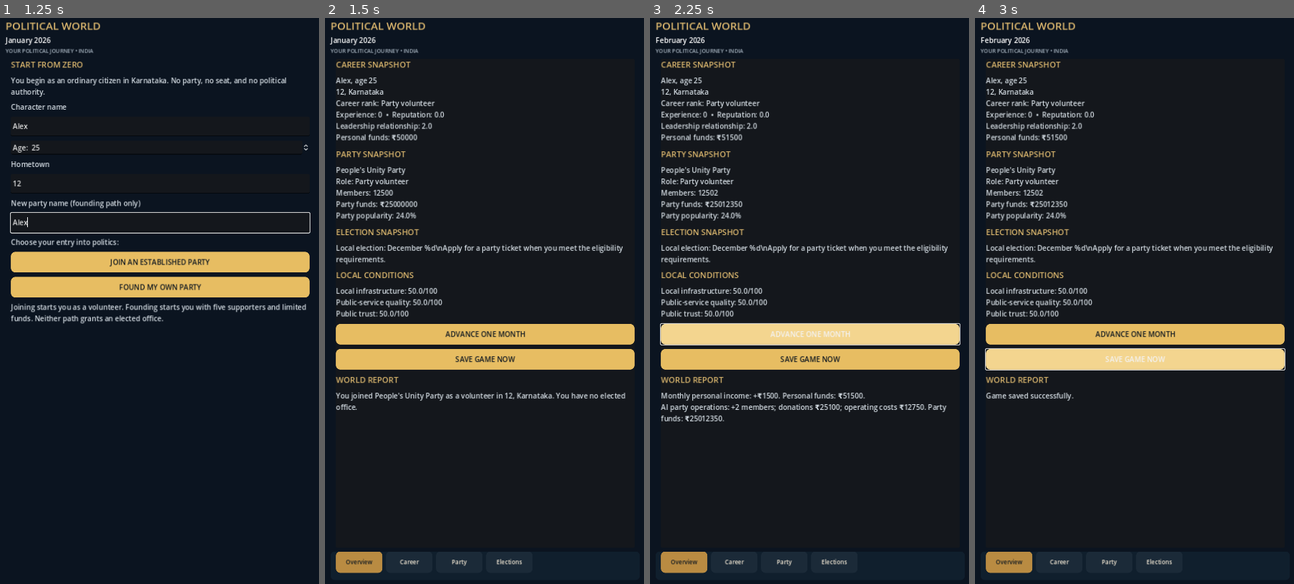
Above: before the commit, frames 1-4 (left to right).
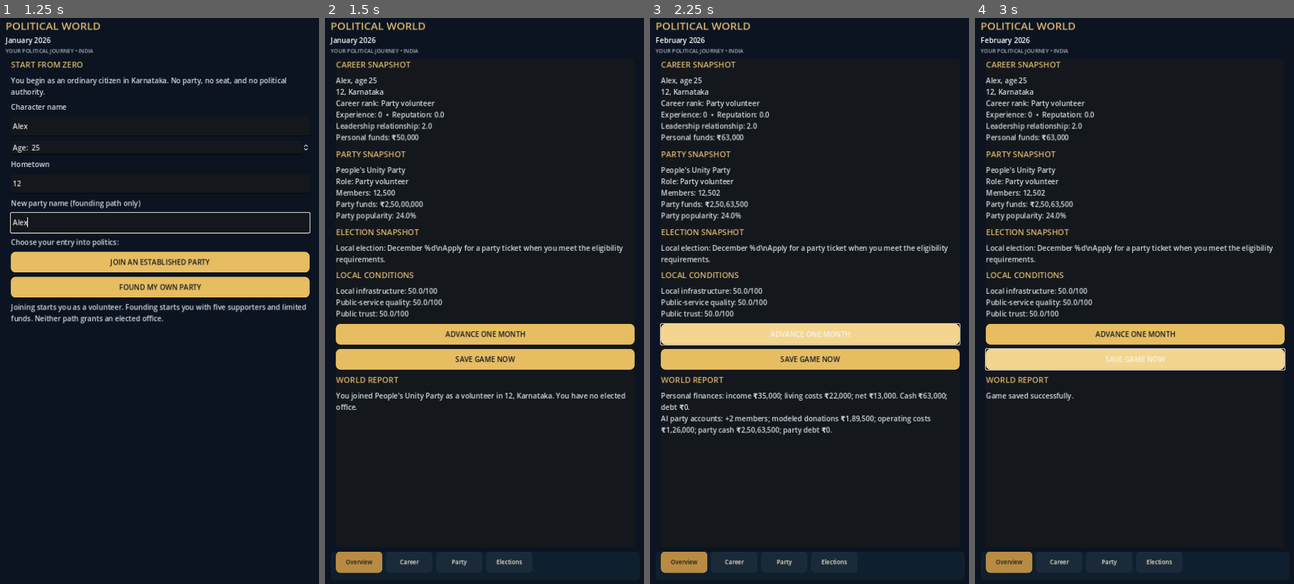
Above: after the commit, the same moments.

Repository: dhanushpoojary9740-boop/political-world
Game: Godot game, scene res://main.tscn
Same seed, same stepped clock (60 frames per second), same inputs: the game is played once before the commit and once after it.
Inputs (mouse positions are in pixels of both pictures, inside the frame that each line leads up to):
- Up to frame 1 (1.25 s): click (159, 125) at 0.52 s; type "Alex" at 0.6 s; click (159, 182) at 0.75 s; type "12" at 0.83 s; click (159, 221) at 0.98 s; type "Alex" at 1.07 s
- Up to frame 2 (1.5 s): click "JOIN AN ESTABLISHED PARTY" at 1.25 s
- Up to frame 3 (2.25 s): click "ADVANCE ONE MONTH" at 2 s
- Up to frame 4 (3 s): click "SAVE GAME NOW" at 2.75 s

Frame 1 is identical in both runs. In frame 2, 0.1% of the frame differs, in the area x 17-31%, y 20-34%; in frame 3, 2.2%, in the area x 3-94%, y 20-74%; in frame 4, 0.2%.

Commit message:
feat: add separate personal party and campaign finance systems

Diff:
--- a/scripts/main.gd
+++ b/scripts/main.gd
@@ -6,6 +6,7 @@
 var date_label: Label
 var career_label: Label
 var party_label: Label
+var finance_label: Label
 var election_label: Label
 var conditions_label: Label
 var office_tab: VBoxContainer
@@ -214,6 +215,11 @@
     _add_body(party_work, "Grow your party through local activity and recruitment. The party's routine organization continues through the simulation.")
     _add_button(party_work, "Recruit a party member", func(): _run_activity("recruit"))
 
+    var party_finances := _new_tab(party_tabs, "Finances")
+    _add_section_title(party_finances, "PERSONAL, PARTY & CAMPAIGN ACCOUNTS")
+    finance_label = _add_body(party_finances, "Financial accounts appear after your career begins.")
+    _add_body(party_finances, "Personal cash, party funds, party debt, and election campaign spending are tracked separately. Values are a simplified game economy, not audited real-world party accounts.")
+
     var elections_page := _new_tab(dashboard_box, "Elections")
     var election_tabs := TabContainer.new()
     election_tabs.size_flags_horizontal = Control.SIZE_EXPAND_FILL
@@ -349,6 +355,7 @@
     if world.career_started:
         career_label.text = world.career_summary()
         party_label.text = world.party_summary()
+        finance_label.text = world.finance_summary()
         election_label.text = world.election_summary()
         conditions_label.text = world.local_conditions_summary()
         office_tab.visible = world.has_elected_office
--- a/scripts/world_simulation.gd
+++ b/scripts/world_simulation.gd
@@ -2,6 +2,10 @@
 class_name WorldSimulation
 
 const LOCAL_ELECTION_MONTH := 12
+const LOCAL_CAMPAIGN_MODEL_BUDGET := 500000 # In-game budget assumption, not a statutory limit.
+const CAMPAIGN_ACTION_COST := 5000
+const VOLUNTEER_ACTIVITY_COST := 1000
+const COMMUNITY_ACTIVITY_COST := 2500
 const ACTIVE_WORKER_XP := 6
 const ACTIVE_WORKER_REPUTATION := 1.5
 const LOCAL_LEADER_XP := 16
@@ -28,6 +32,9 @@
 var player_role: String = "Ordinary citizen"
 var career_rank: String = "Ordinary citizen"
 var personal_funds: int = 50000
+var personal_debt: int = 0
+var monthly_living_expenses: int = 22000
+var campaign_expenditure: int = 0
 var experience: int = 0
 var reputation: float = 0.0
 var local_leader_relationship: float = 0.0
@@ -52,7 +59,7 @@
 var local_infrastructure: float = 50.0
 var local_service_quality: float = 50.0
 var public_trust: float = 50.0
-var monthly_income: int = 1500
+var monthly_income: int = 35000
 
 func initialize() -> void:
     parties = {
@@ -60,6 +67,7 @@
             "name": "People's Unity Party",
             "members": 12500,
             "funds": 25000000,
+            "debt": 0,
             "popularity": 24.0,
             "is_player_created": false
         },
@@ -67,6 +75,7 @@
             "name": "Progressive Reform Front",
             "members": 7800,
             "funds": 12000000,
+            "debt": 0,
             "popularity": 16.0,
             "is_player_created": false
         }
@@ -106,6 +115,10 @@
     experience = 0
     reputation = 0.0
     personal_funds = 50000
+    personal_debt = 0
+    monthly_income = 35000
+    monthly_living_expenses = 22000
+    campaign_expenditure = 0
     local_leader_relationship = 2.0
     campaign_effort = 0.0
     ticket_requested = false
@@ -134,6 +147,7 @@
             "name": clean_party_name,
             "members": 5,
             "funds": 25000,
+            "debt": 0,
             "popularity": 1.0,
             "is_player_created": true
         }
@@ -151,18 +165,24 @@
 
     match activity:
         "volunteer":
+            if personal_funds < VOLUNTEER_ACTIVITY_COST:
+                notifications.append("Not enough personal cash for this activity. Review your personal finances before spending.")
+                return notifications.duplicate()
+            personal_funds -= VOLUNTEER_ACTIVITY_COST
             experience += 2
             reputation += 0.4
-            personal_funds = maxi(0, personal_funds - 500)
             campaign_effort += 1.5
             _increase_party_popularity(0.15)
-            notifications.append("You worked on a local campaign. Experience +2; reputation and campaign experience improved.")
+            notifications.append("You volunteered in a local campaign. Personal expense: ₹%s. Experience +2; reputation and campaign experience improved." % _format_number(VOLUNTEER_ACTIVITY_COST))
         "community":
+            if personal_funds < COMMUNITY_ACTIVITY_COST:
+                notifications.append("Not enough personal cash for this community event. Review your personal finances before spending.")
+                return notifications.duplicate()
+            personal_funds -= COMMUNITY_ACTIVITY_COST
             experience += 2
             reputation += 0.7
-            personal_funds = maxi(0, personal_funds - 800)
             _increase_party_popularity(0.25)
-            notifications.append("You organized a community service event in %s. Experience +2; local reputation improved." % home_city)
+            notifications.append("You organized a community service event in %s. Personal expense: ₹%s. Experience +2; local reputation improved." % [home_city, _format_number(COMMUNITY_ACTIVITY_COST)])
         "meeting":
             experience += 1
             reputation += 0.2
@@ -221,13 +241,26 @@
     if local_election_completed:
         notifications.append("The local election has already concluded.")
         return
-    if personal_funds < 300:
-        notifications.append("You do not have enough personal funds for this campaign activity.")
-        return
-    personal_funds -= 300
+    if campaign_expenditure + CAMPAIGN_ACTION_COST > LOCAL_CAMPAIGN_MODEL_BUDGET:
+        notifications.append("The modeled local campaign budget is exhausted. No further campaign spending is allowed in this election.")
+        return
+    if not parties.has(player_party_id):
+        notifications.append("Your party finance account is unavailable.")
+        return
+    var party: Dictionary = parties[player_party_id]
+    var party_funds := int(party.get("funds", 0))
+    if party_funds < CAMPAIGN_ACTION_COST:
+        notifications.append("Your party does not have enough available funds for this campaign action. Personal and party funds are separate.")
+        return
+    party["funds"] = party_funds - CAMPAIGN_ACTION_COST
+    parties[player_party_id] = party
+    campaign_expenditure += CAMPAIGN_ACTION_COST
     campaign_effort += 2.0
     reputation += 0.25
-    notifications.append("You campaigned in your local constituency. Campaign effort and public reputation improved.")
+    notifications.append("Campaign activity completed in %s. Party campaign expense: ₹%s. Candidate campaign spending: ₹%s / ₹%s. Personal funds were not used." % [
+        local_election_area(), _format_number(CAMPAIGN_ACTION_COST),
+        _format_number(campaign_expenditure), _format_number(LOCAL_CAMPAIGN_MODEL_BUDGET)
+    ])
 
 func submit_office_proposal() -> void:
     if not has_elected_office:
@@ -355,20 +388,73 @@
     var members := int(party.get("members", 0))
     var popularity := float(party.get("popularity", 0.0))
     var funds := int(party.get("funds", 0))
-
-    # AI party staff handle routine operations; the player does not manually run every unit.
+    var debt := int(party.get("debt", 0))
+
+    # Illustrative game economy: routine donations and operating costs scale with membership.
+    # This is not a claim about any real party's accounts.
     var monthly_recruits := clampi(roundi(popularity / 15.0), 0, 8)
-    var donations := 100 + members * 2
-    var operating_cost := 250 + members
+    var donations := 2000 + members * 15
+    var operating_cost := 1000 + members * 10
     members += monthly_recruits
-    funds = maxi(0, funds + donations - operating_cost)
+    var net := donations - operating_cost
+    if net >= 0:
+        var debt_payment := mini(debt, net)
+        debt -= debt_payment
+        funds += net - debt_payment
+    else:
+        var shortfall := -net
+        var paid_from_cash := mini(funds, shortfall)
+        funds -= paid_from_cash
+        debt += shortfall - paid_from_cash
     if monthly_recruits > 0:
         popularity = minf(100.0, popularity + float(monthly_recruits) * 0.015)
     party["members"] = members
     party["funds"] = funds
+    party["debt"] = debt
     party["popularity"] = popularity
     parties[player_party_id] = party
-    notifications.append("AI party operations: +%d members; donations ₹%d; operating costs ₹%d. Party funds: ₹%d." % [monthly_recruits, donations, operating_cost, funds])
+    notifications.append("AI party accounts: +%d members; modeled donations ₹%s; operating costs ₹%s; party cash ₹%s; party debt ₹%s." % [
+        monthly_recruits, _format_number(donations), _format_number(operating_cost),
+        _format_number(funds), _format_number(debt)
+    ])
+
+func _process_personal_monthly_finances() -> void:
+    var net_cashflow := monthly_income - monthly_living_expenses
+    if net_cashflow >= 0:
+        var debt_payment := mini(personal_debt, net_cashflow)
+        personal_debt -= debt_payment
+        personal_funds += net_cashflow - debt_payment
+    else:
+        var shortfall := -net_cashflow
+        var paid_from_cash := mini(personal_funds, shortfall)
+        personal_funds -= paid_from_cash
+        personal_debt += shortfall - paid_from_cash
+    notifications.append("Personal finances: income ₹%s; living costs ₹%s; net ₹%s. Cash ₹%s; debt ₹%s." % [
+        _format_number(monthly_income), _format_number(monthly_living_expenses),
+        _format_number(net_cashflow), _format_number(personal_funds), _format_number(personal_debt)
+    ])
+
+func finance_summary() -> String:
+    var party_cash := 0
+    var party_debt := 0
+    var party_members := 0
+    var party_donations := 0
+    var party_operating_cost := 0
+    if player_party_id != "" and parties.has(player_party_id):
+        var party: Dictionary = parties[player_party_id]
+        party_cash = int(party.get("funds", 0))
+        party_debt = int(party.get("debt", 0))
+        party_members = int(party.get("members", 0))
+        party_donations = 2000 + party_members * 15
+        party_operating_cost = 1000 + party_members * 10
+    var monthly_net := monthly_income - monthly_living_expenses
+    return "PERSONAL FINANCES\nCash savings: ₹%s\nMonthly income: ₹%s\nLiving costs: ₹%s\nNet monthly cash flow: ₹%s\nPersonal debt: ₹%s\n\nPARTY FINANCES\nParty cash: ₹%s\nParty debt: ₹%s\nModeled monthly donations: ₹%s\nModeled operating costs: ₹%s\n\nCAMPAIGN ACCOUNTING\nCampaign spending this election: ₹%s / ₹%s\nCampaign actions are paid from party funds; personal and party money stay separate. The campaign budget is a simplified game rule, not a statement of the legal limit for every local election." % [
+        _format_number(personal_funds), _format_number(monthly_income),
+        _format_number(monthly_living_expenses), _format_number(monthly_net),
+        _format_number(personal_debt), _format_number(party_cash), _format_number(party_debt),
+        _format_number(party_donations), _format_number(party_operating_cost),
+        _format_number(campaign_expenditure), _format_number(LOCAL_CAMPAIGN_MODEL_BUDGET)
+    ]
 
 func _apply_project_impact(project_title: String) -> void:
     if project_title.contains("road") or project_title.contains("drainage") or project_title.contains("lighting"):
@@ -429,8 +515,7 @@
     if career_started:
         # Monthly transition order is deliberate: household finances, party operations,
         # then council/department work. Every downstream system reads the updated state.
-        personal_funds += monthly_income
-        notifications.append("Monthly personal income: +₹%d. Personal funds: ₹%d." % [monthly_income, personal_funds])
+        _process_personal_monthly_finances()
         if month == 1:
             character_age += 1
             notifications.append("Birthday: you are now %d. Personal income and political activity continue on the monthly calendar." % character_age)
@@ -541,14 +626,25 @@
     return "Local election: December %d\\nApply for a party ticket when you meet the eligibility requirements."
 
 func _format_number(value: int) -> String:
-    return str(value)
+    var negative := value < 0
+    var raw := str(absi(value))
+    if raw.length() <= 3:
+        return ("-" if negative else "") + raw
+    var formatted := raw.substr(raw.length() - 3, 3)
+    var prefix := raw.substr(0, raw.length() - 3)
+    while prefix.length() > 2:
+        formatted = prefix.substr(prefix.length() - 2, 2) + "," + formatted
+        prefix = prefix.substr(0, prefix.length() - 2)
+    if not prefix.is_empty():
+        formatted = prefix + "," + formatted
+    return ("-" if negative else "") + formatted
 
 
 const SAVE_PATH := "user://political_world_save.json"
 
 func save_game() -> bool:
     var save_data: Dictionary = {
-        "save_version": 4,
+        "save_version": 5,
         "year": year,
         "month": month,
         "character_name": character_name,
@@ -561,6 +657,9 @@
         "player_role": player_role,
         "career_rank": career_rank,
         "personal_funds": personal_funds,
+        "personal_debt": personal_debt,
+        "monthly_living_expenses": monthly_living_expenses,
+        "campaign_expenditure": campaign_expenditure,
         "experience": experience,
         "reputation": reputation,
         "local_leader_relationship": local_leader_relationship,
@@ -604,6 +703,7 @@
     if typeof(parsed) != TYPE_DICTIONARY or not bool(parsed.get("career_started", false)):
         return false
 
+    var loaded_save_version := int(parsed.get("save_version", 1))
     year = int(parsed.get("year", 2026))
     month = clampi(int(parsed.get("month", 1)), 1, 12)
     character_name = str(parsed.get("character_name", "New Politician"))
@@ -616,6 +716,9 @@
     player_role = str(parsed.get("player_role", "Ordinary citizen"))
     career_rank = str(parsed.get("career_rank", "Ordinary citizen"))
     personal_funds = int(parsed.get("personal_funds", 50000))
+    personal_debt = int(parsed.get("personal_debt", 0))
+    monthly_living_expenses = int(parsed.get("monthly_living_expenses", 22000))
+    campaign_expenditure = int(parsed.get("campaign_expenditure", 0))
     experience = int(parsed.get("experience", 0))
     reputation = float(parsed.get("reputation", 0.0))
     local_leader_relationship = float(parsed.get("local_leader_relationship", 0.0))
@@ -643,6 +746,15 @@
     local_infrastructure = float(parsed.get("local_infrastructure", 50.0))
     local_service_quality = float(parsed.get("local_service_quality", 50.0))
     public_trust = float(parsed.get("public_trust", 50.0))
-    monthly_income = int(parsed.get("monthly_income", 1500))
+    monthly_income = int(parsed.get("monthly_income", 35000))
+    if loaded_save_version < 5:
+        # Migrate older saves from the prototype's nominal stipend to the new modeled household budget.
+        monthly_income = 35000
+        monthly_living_expenses = 22000
+    for party_id in parties.keys():
+        var party_record: Dictionary = parties[party_id]
+        if not party_record.has("debt"):
+            party_record["debt"] = 0
+        parties[party_id] = party_record
     notifications = ["Saved career loaded."]
     return true
